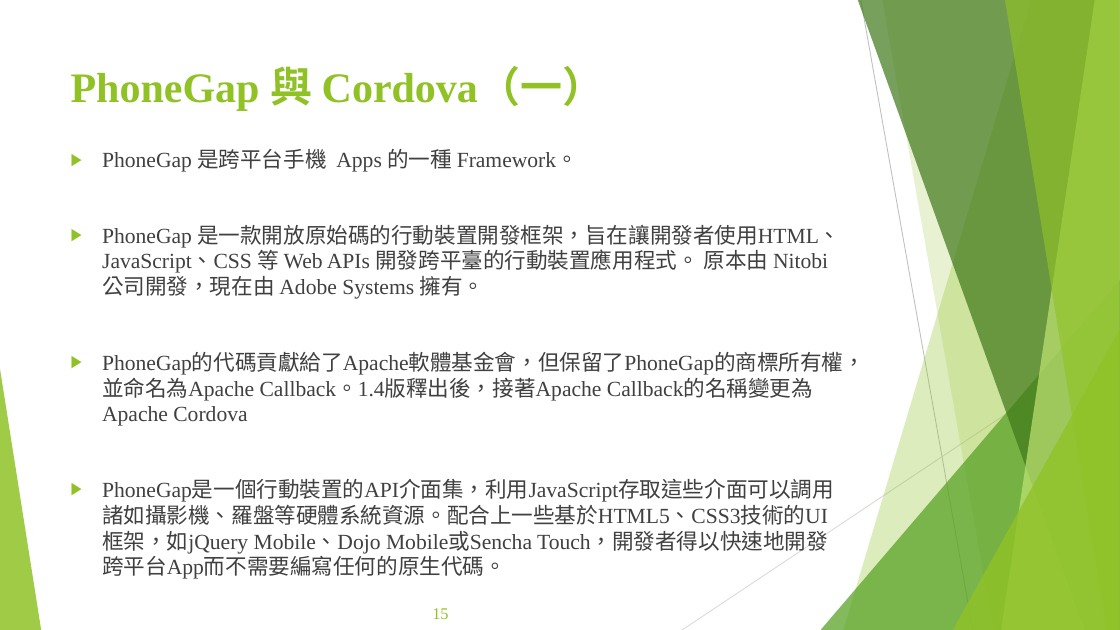
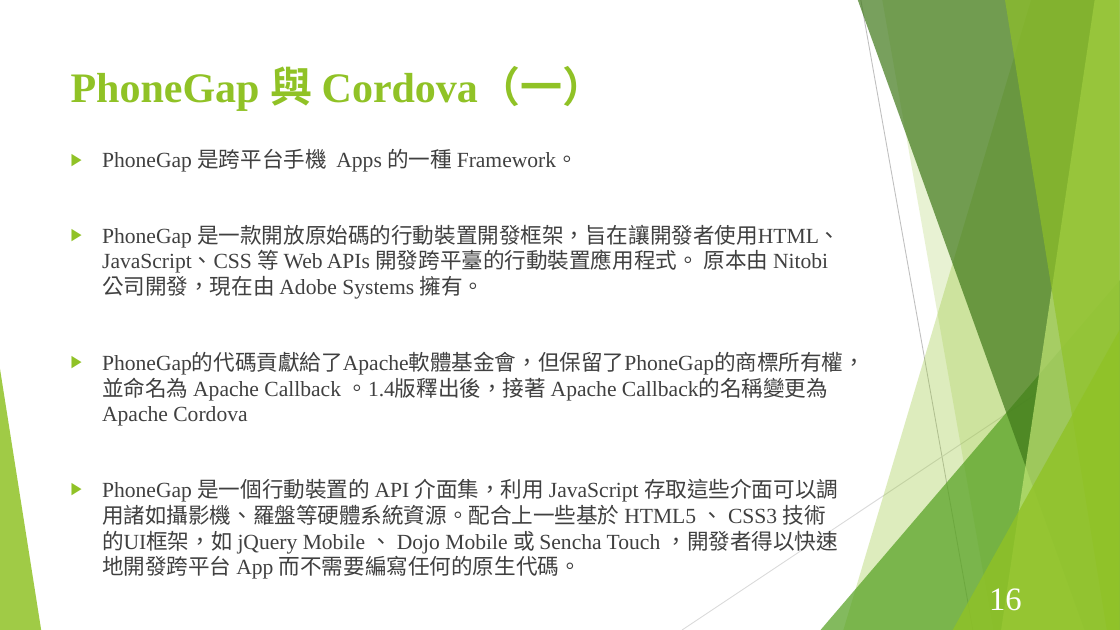
Before and after one commit to Szying/Js_Tools, a slide deck: slide 16 of 期末報告.pptx (slide 15 before the commit). Drawn at 1120x630 pixels with LibreOffice and Linux fonts; fonts in the diff are those of the drawing. Boxes give left, top, right and bottom in pixels: in the first picture for what was removed or moved away, otherwise in the second. Text is boxed around its words. In the diff, an @@ line names an element or a change of style, - is before the commit and + after.

```diff
--- a/期末報告.pptx
+++ b/期末報告.pptx
@@ text at box(102, 353, 865, 579): spaces changed @@
-▶ PhoneGap的代碼貢獻給了Apache軟體基金會，但保留了PhoneGap的商標所有權，並命名為Apache Callback。1.4版釋出後，接著Apache Callback的名稱變更為Apache Cordova
-▶ PhoneGap是一個行動裝置的API介面集，利用JavaScript存取這些介面可以調用諸如攝影機、羅盤等硬體系統資源。配合上一些基於HTML5、CSS3技術的UI框架，如jQuery Mobile、Dojo Mobile或Sencha Touch，開發者得以快速地開發跨平台App而不需要編寫任何的原生代碼。
+▶ PhoneGap的代碼貢獻給了Apache軟體基金會，但保留了PhoneGap的商標所有權，並命名為 Apache Callback 。1.4版釋出後，接著 Apache Callback的名稱變更為 Apache Cordova
+▶ PhoneGap 是一個行動裝置的 API 介面集，利用 JavaScript 存取這些介面可以調用諸如攝影機、羅盤等硬體系統資源。配合上一些基於 HTML5 、 CSS3 技術的UI框架，如 jQuery Mobile 、 Dojo Mobile 或 Sencha Touch ，開發者得以快速地開發跨平台 App 而不需要編寫任何的原生代碼。
@@ page number added at box(989, 588, 1022, 611), 28 pt, text #FFFFFF @@
+16
@@ page number removed at box(432, 608, 448, 619) @@
-15
```
Also in this commit, not shown: 25 other slides changed, 1 slide added.
